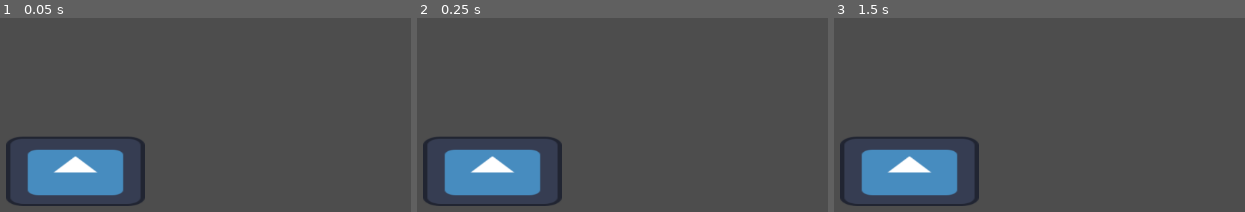
Above: before the commit, frames 1-3 (left to right).
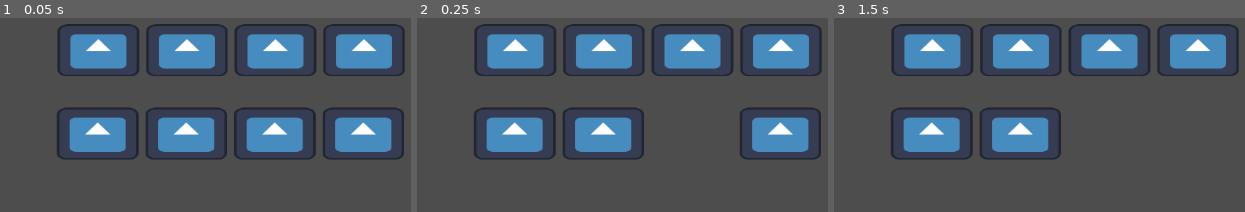
Above: after the commit, the same moments.

Repository: Davidwallacesadler/BreakoutCuzWhyNot
Game: Godot game, scene res://scenes/game.tscn
Two runs of this game, one before a commit and one after it. Both use one fixed random seed, a clock stepped at 60 frames per second and the inputs below. The engine's default icon, where the game draws it, is replaced by a stand-in: a white triangle on a blue panel in a dark square.
Inputs:
- Up to frame 1 (0.05 s): no input
- Up to frame 2 (0.25 s): no input
- Up to frame 3 (1.5 s): tap Enter at 0.5 s; hold Right (ui_right) 0.53-1.28 s; tap Space at 1.25 s; hold Left (ui_left) from 1.28 s (still down)

The runs differ from the first frame. In frame 1, 32% of the frame differs, in the area x 1-99%, y 3-97%; in frame 2, 29%; in frame 3, 26%.

Commit message:
Brick row

Diff:
--- /dev/null
+++ b/scenes/brick_row.tscn
@@ -0,0 +1,6 @@
+[gd_scene load_steps=2 format=3 uid="uid://7bdb3q5in1u6"]
+
+[ext_resource type="Script" path="res://scripts/brick_row.gd" id="1_a3ku5"]
+
+[node name="BrickRow" type="Node2D"]
+script = ExtResource("1_a3ku5")
--- a/scenes/game.tscn
+++ b/scenes/game.tscn
@@ -3,7 +3,7 @@
 [ext_resource type="Script" path="res://scripts/game.gd" id="1_bl3jc"]
 [ext_resource type="PackedScene" uid="uid://cbcjbb2wcfj6y" path="res://scenes/player.tscn" id="2_nagxg"]
 [ext_resource type="PackedScene" uid="uid://clvbno4658shj" path="res://scenes/ball.tscn" id="3_0pkak"]
-[ext_resource type="PackedScene" uid="uid://b0kfe6aobu7la" path="res://scenes/brick.tscn" id="4_1rro8"]
+[ext_resource type="PackedScene" uid="uid://7bdb3q5in1u6" path="res://scenes/brick_row.tscn" id="4_48qyc"]
 
 [sub_resource type="RectangleShape2D" id="RectangleShape2D_pum3u"]
 size = Vector2(120, 647)
@@ -49,8 +49,11 @@
 [node name="CollisionShape2D" type="CollisionShape2D" parent="RightWall"]
 shape = SubResource("RectangleShape2D_pum3u")
 
-[node name="brick" parent="." instance=ExtResource("4_1rro8")]
-position = Vector2(221, 336)
-
 [node name="Ball" parent="." instance=ExtResource("3_0pkak")]
 position = Vector2(538, 390)
+
+[node name="BrickRow" parent="." instance=ExtResource("4_48qyc")]
+position = Vector2(254, 162)
+
+[node name="BrickRow2" parent="." instance=ExtResource("4_48qyc")]
+position = Vector2(253, 282)
--- a/scripts/brick.gd
+++ b/scripts/brick.gd
@@ -9,8 +9,6 @@
 @export var sprite: Sprite2D
 @export var collision_shape: CollisionShape2D
 
-func _ready():
-	setup()
 
 func setup():
 	# Scale sprite
--- /dev/null
+++ b/scripts/brick_row.gd
@@ -0,0 +1,25 @@
+extends Node
+
+@export var width: float = 500
+@export var height: float = 75
+@export var count: int = 4
+@export var spacing: float = 10
+@export var brick_color: Brick.BrickColor = Brick.BrickColor.RED
+
+const _brick_scene = preload("res://scenes/brick.tscn")
+
+func _ready():
+	var total_spacing = spacing * (count - 1)
+	var total_brick_width = width - total_spacing
+	var single_brick_width = total_brick_width / count
+
+	var current_brick_position = Vector2.ZERO
+
+	for i in count:
+		var new_brick = _brick_scene.instantiate()
+		new_brick.width = single_brick_width
+		new_brick.height = height
+		new_brick.setup()
+		add_child(new_brick)
+		new_brick.position = current_brick_position
+		current_brick_position += Vector2(single_brick_width + spacing, 0)
--- a/scripts/game.gd
+++ b/scripts/game.gd
@@ -12,4 +12,4 @@
 	print("Brick hit")
 
 func _serve_ball() -> void:
-	ball.apply_impulse(Vector2(-100, -300))
+	ball.apply_impulse(Vector2(100, -300))
